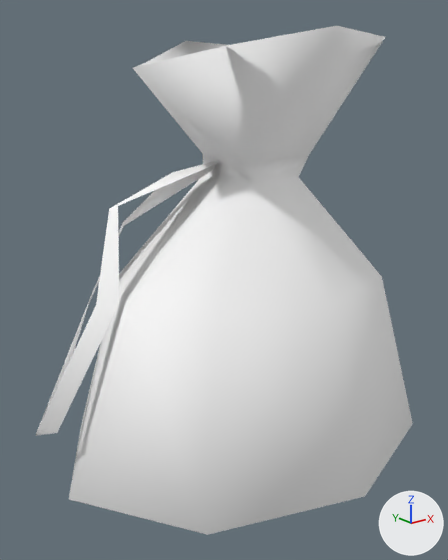
The glTF model public/3d/item/model__item__room.ofs_955_0/0955syoku_kona.gltf, before and after one commit.
Camera for both pictures: a camera (50 mm lens) standing at (-0.486, -0.559, 0.43) and looking at (-0.037, 0.002, 0.206). Lighting does not change. The marker at lower right points along +X, +Y and +Z. The first picture is the older version.

Names of what the first picture shows: '0955syoku_kona'.
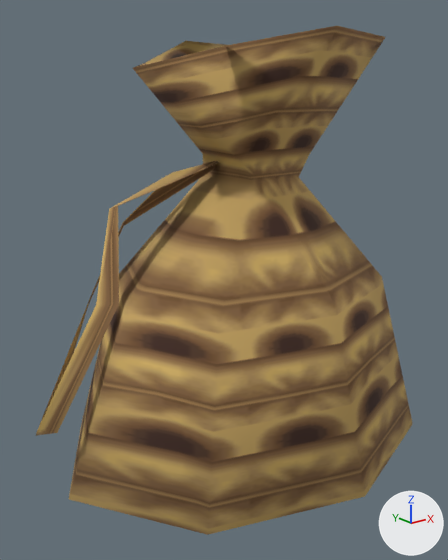
Changed parts and their boxes (x1, y1, x2, y2) in the pictures (448 x 560 px):
'0955syoku_kona', surface changed (white to brown)
    both: (35, 26, 413, 535)

What the commit changed:
Picture 'syokubai' (img_syokubai) is new.
In material 'syokubai' (mat_syokubai), base_color is no longer (1.0, 1.0, 1.0), white #ffffff.
In material 'syokubai' (mat_syokubai), texture is now set to img_syokubai.
